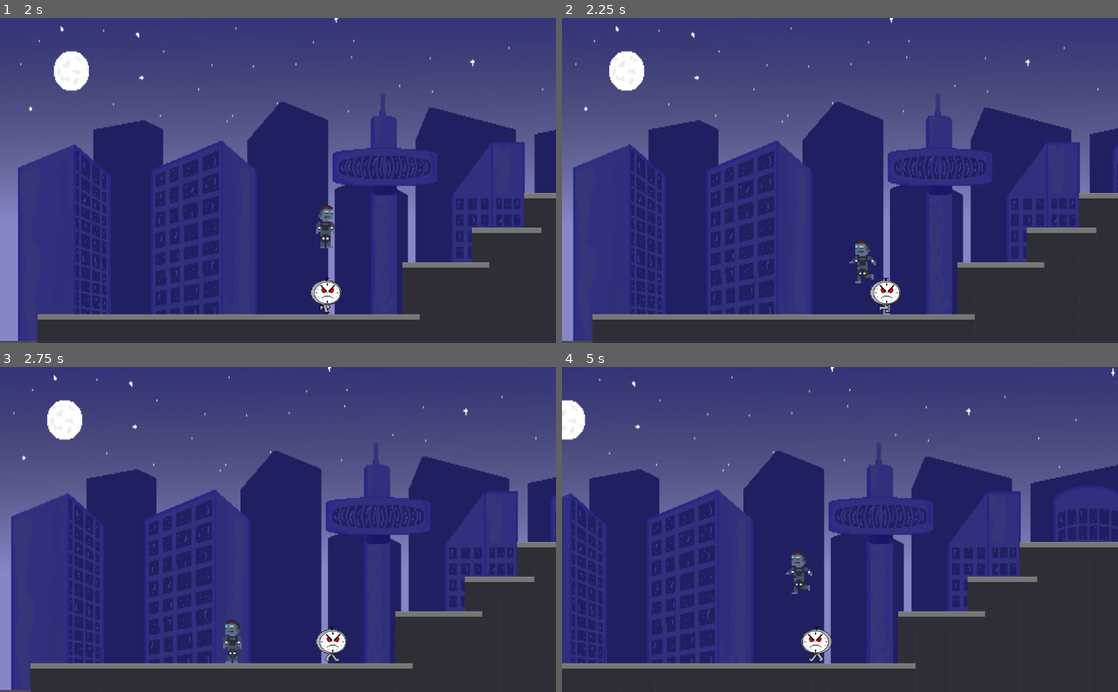
Above: before the commit, frames 1-4 (two rows, left to right).
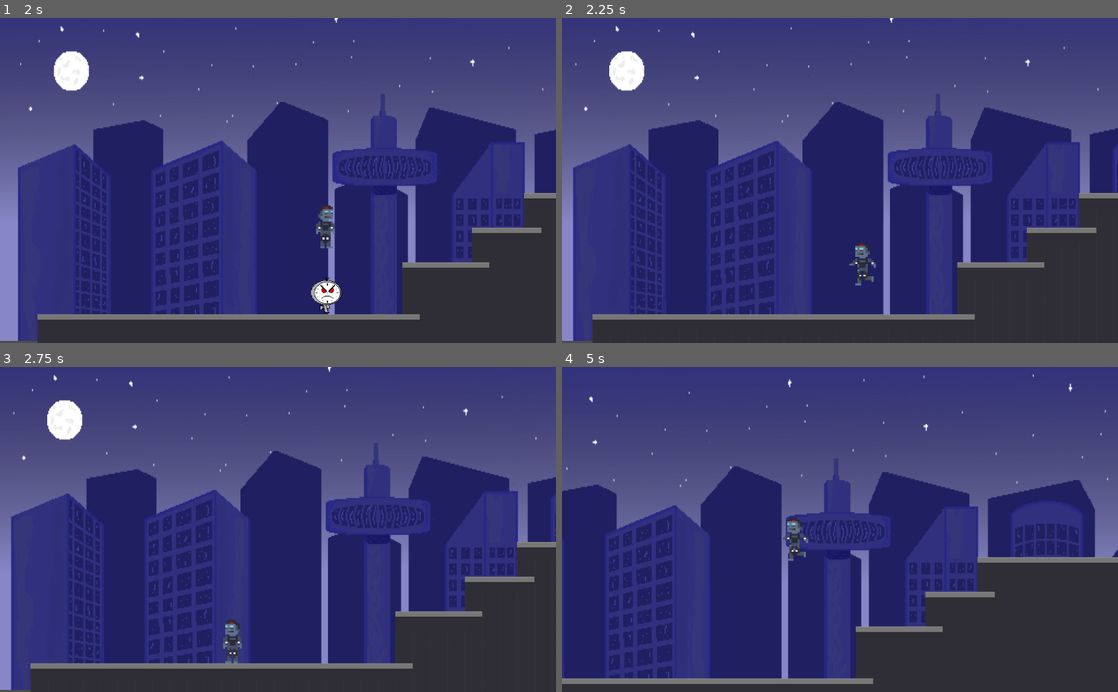
Above: after the commit, the same moments.

Repository: 2023M1T9-Inteli/grupo2
Game: Godot game, scene res://Cenas/World.tscn
The game is run twice, just before and just after one commit, with the same random seed, the same clock (stepped at 60 frames per second) and the same inputs.
Inputs:
- Up to frame 1 (2 s): hold Right (ui_right) from 0.53 s (still down); tap Up (ui_up) at 0.77, 1.52 s
- Up to frame 2 (2.25 s): release Right (ui_right) at 2.03 s; hold Left (ui_left) from 2.03 s (still down)
- Up to frame 3 (2.75 s): keep holding Left (ui_left)
- Up to frame 4 (5 s): release Left (ui_left) at 2.78 s; hold Right (ui_right) 2.78-4.28 s; tap Up (ui_up) at 3.02, 3.77, 4.52 s; hold Left (ui_left) from 4.28 s (still down)

Frame 1 is identical in both runs. In frame 2, 0.6% of the frame differs, in the area x 51-61%, y 68-91%; in frame 3, 0.4%; in frame 4, 31%, in the area x 0-100%, y 0-98%.

Commit message:
Matar inimigo

Diff:
--- a/Game Mario/Branch/Monstro.tscn
+++ b/Game Mario/Branch/Monstro.tscn
@@ -21,6 +21,7 @@
 
 [node name="Monstro" type="StaticBody2D"]
 position = Vector2( -1, -2 )
+collision_layer = 4
 script = ExtResource( 6 )
 __meta__ = {
 "_edit_group_": true
--- a/Game Mario/Branch/Player.tscn
+++ b/Game Mario/Branch/Player.tscn
@@ -23,7 +23,10 @@
 } ]
 
 [sub_resource type="RectangleShape2D" id=1]
-extents = Vector2( 20, 42 )
+extents = Vector2( 17, 40 )
+
+[sub_resource type="RectangleShape2D" id=3]
+extents = Vector2( 12, 1 )
 
 [node name="Player" type="KinematicBody2D"]
 position = Vector2( -930, 327 )
@@ -36,7 +39,7 @@
 animation = "Idle"
 
 [node name="shape" type="CollisionShape2D" parent="."]
-position = Vector2( -15, 16 )
+position = Vector2( -15, 18 )
 shape = SubResource( 1 )
 
 [node name="Camera2D" type="Camera2D" parent="."]
@@ -49,3 +52,17 @@
 drag_margin_bottom = 0.3
 editor_draw_limits = true
 editor_draw_drag_margin = true
+
+[node name="pes" type="Area2D" parent="."]
+position = Vector2( -2, -2 )
+collision_layer = 4
+collision_mask = 4
+__meta__ = {
+"_edit_group_": true
+}
+
+[node name="shape" type="CollisionShape2D" parent="pes"]
+position = Vector2( -11, 61 )
+shape = SubResource( 3 )
+
+[connection signal="body_entered" from="pes" to="." method="_on_pes_body_entered"]
--- a/Game Mario/Script/Monstro.gd
+++ b/Game Mario/Script/Monstro.gd
@@ -23,3 +23,7 @@
 		$Sprite.flip_h = true
 		if($".".position.x <= posicao_inicial):
 			flip = true
+
+
+func dano():
+	$".".queue_free()
--- a/Game Mario/Script/Player.gd
+++ b/Game Mario/Script/Player.gd
@@ -29,3 +29,7 @@
 			motion.y = JUMP_HEIGHT
 
 	motion = move_and_slide(motion, UP)
+
+
+func _on_pes_body_entered(body):
+	body.dano()
Not shown: 1 places in Game Mario/Branch/Player.tscn that only renumber resources
